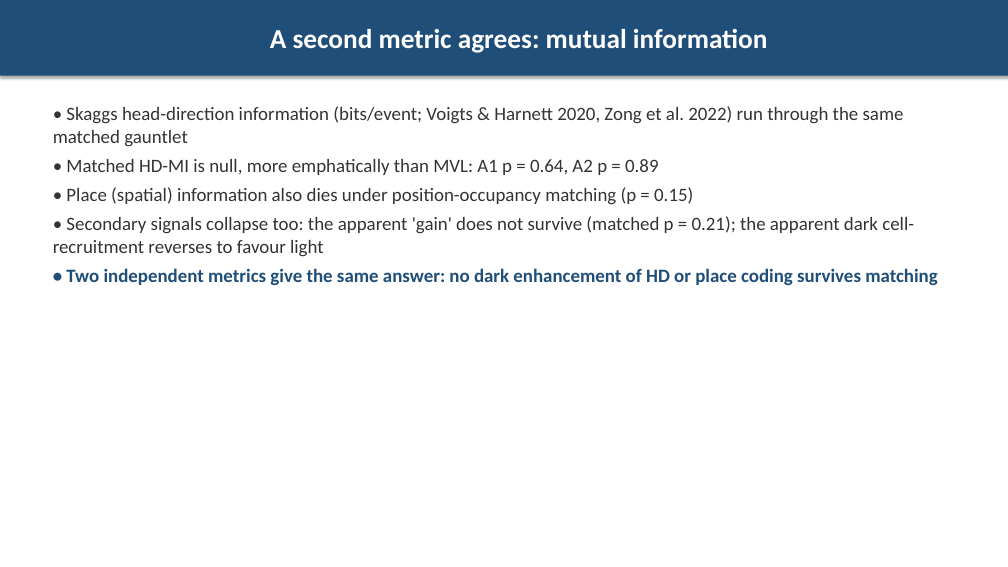
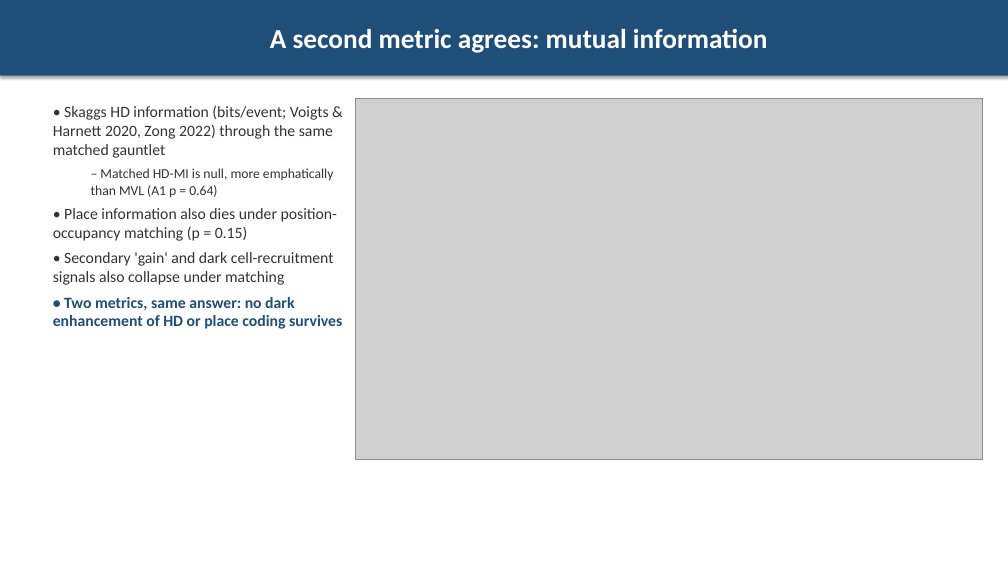
Before and after one commit to chaplinta/hm2p, a slide deck: slide 6 of docs/manuscripts/results-summary-deck.pptx. Drawn at 1008x567 pixels with LibreOffice and Linux fonts; fonts in the diff are those of the drawing; grey boxes stand for pictures. Boxes give left, top, right and bottom in pixels: in the first picture for what was removed or moved away, otherwise in the second. Text is boxed around its words. In the diff, an @@ line names an element or a change of style, - is before the commit and + after.

```diff
--- a/docs/manuscripts/results-summary-deck.pptx
+++ b/docs/manuscripts/results-summary-deck.pptx
@@ text at (53,105,342,329): text changed; size 18 to 15 pt @@
-• Skaggs head-direction information (bits/event; Voigts & Harnett 2020, Zong et al. 2022) run through the same matched gauntlet
-• Matched HD-MI is null, more emphatically than MVL: A1 p = 0.64, A2 p = 0.89
-• Place (spatial) information also dies under position-occupancy matching (p = 0.15)
-• Secondary signals collapse too: the apparent 'gain' does not survive (matched p = 0.21); the apparent dark cell-recruitment reverses to favour light
-• Two independent metrics give the same answer: no dark enhancement of HD or place coding survives matching
+• Skaggs HD information (bits/event; Voigts & Harnett 2020, Zong 2022) through the same matched gauntlet
+  – Matched HD-MI is null, more emphatically than MVL (A1 p = 0.64)
+• Place information also dies under position-occupancy matching (p = 0.15)
+• Secondary 'gain' and dark cell-recruitment signals also collapse under matching
+• Two metrics, same answer: no dark enhancement of HD or place coding survives
@@ picture added at (355,98,983,460) @@
```
Also in this commit, not shown: 3 other slides changed, 6 other files.
